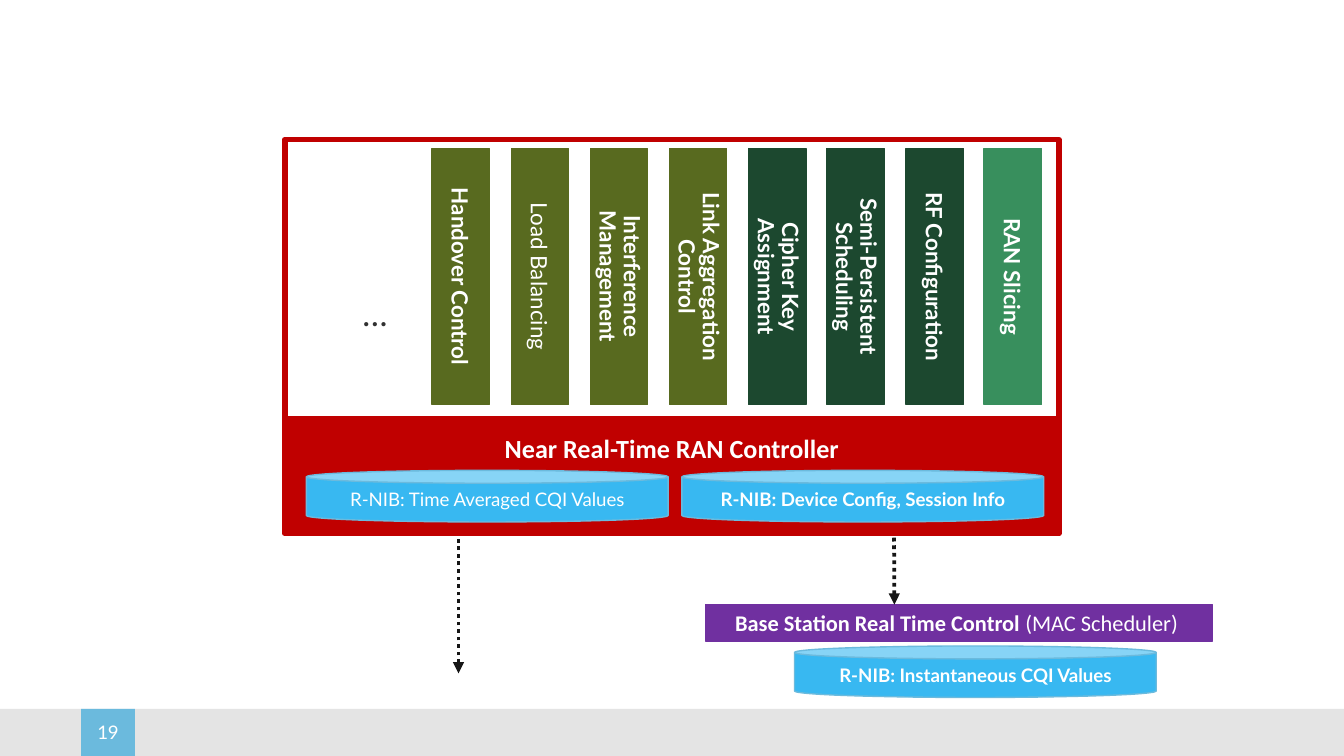
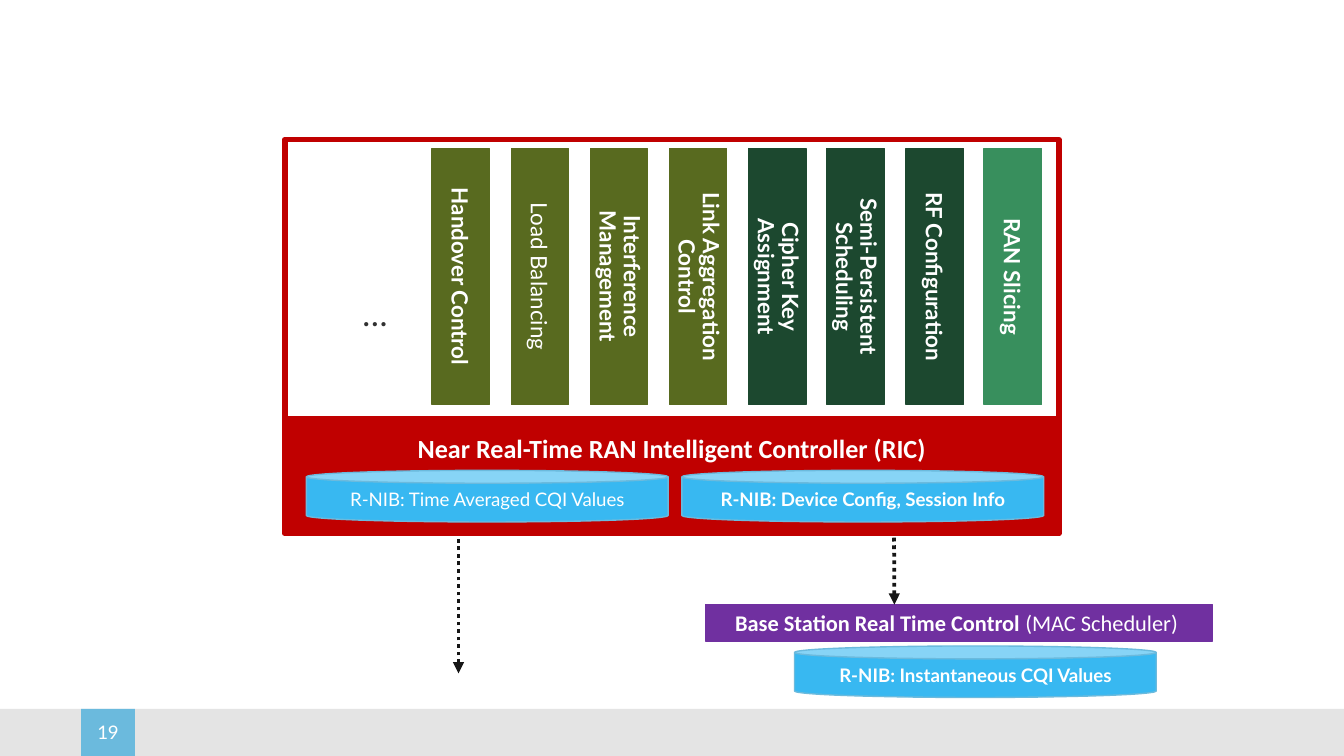
Before and after one commit to SystemsApproach/5G, a slide deck: slide 19 of figures.pptx. Drawn at 1344x756 pixels with LibreOffice and Linux fonts; fonts in the diff are those of the drawing; background and template pictures are left out. Boxes give left, top, right and bottom in pixels: in the first picture for what was removed or moved away, otherwise in the second. Text is boxed around its words. In the diff, an @@ line names an element or a change of style, - is before the commit and + after.

```diff
--- a/figures.pptx
+++ b/figures.pptx
@@ text in rectangle at box(418, 438, 926, 463): text changed @@
-Near Real-Time RAN Controller
+Near Real-Time RAN Intelligent Controller (RIC)
```
Also in this commit, not shown: 7 other slides changed, 1 slide added, 9 other files.
